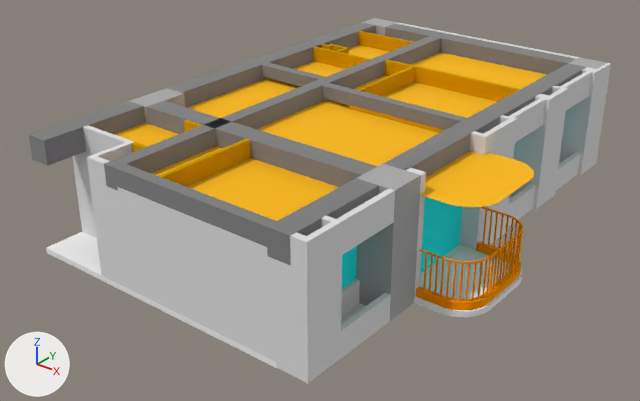
What one commit did to the glTF model LP_3BR.gltf.
Before and after are seen from a 50 mm lens placed at (17.91, -11.18, 11.14), pointed at (4.28, 5.86, 0.57). Every picture has the same lights, and +X, +Y and +Z are marked at lower left. The first picture is the older version.

The older version as bpy lines, for what is in view:
```python
ob_mesh_105 = bpy.data.objects.new('Mesh_105', me_mesh_105)
ob_mesh_105.location = (0.0, 0.0, 0.0)
ob_mesh_106 = bpy.data.objects.new('Mesh_106', me_mesh_106)
ob_mesh_106.location = (0.0, 0.0, 0.0)
ob_mesh_107 = bpy.data.objects.new('Mesh_107', me_mesh_107)
ob_mesh_107.location = (0.0, 0.0, 0.0)
ob_mesh_108 = bpy.data.objects.new('Mesh_108', me_mesh_108)
ob_mesh_108.location = (0.0, 0.0, 0.0)
ob_mesh_110 = bpy.data.objects.new('Mesh_110', me_mesh_110)
ob_mesh_110.location = (0.0, 0.0, 0.0)
ob_mesh_112 = bpy.data.objects.new('Mesh_112', me_mesh_112)
ob_mesh_112.location = (0.0, 0.0, 0.0)
ob_mesh_113 = bpy.data.objects.new('Mesh_113', me_mesh_113)
ob_mesh_113.location = (0.0, 0.0, 0.0)
ob_mesh_117 = bpy.data.objects.new('Mesh_117', me_mesh_117)
ob_mesh_117.location = (0.0, 0.0, 0.0)
ob_mesh_82 = bpy.data.objects.new('Mesh_82', me_mesh_82)
ob_mesh_82.location = (0.0, 0.0, 0.0)
# also in view: 'Mesh_68' at (7.73, 1.45, 1.38); 'Mesh_53' at (8.14, 5.41, 1.2); 'Mesh_74' at (1.1, 0.57, 0.08); 'Mesh_57' at (8.57, 1.99, 2.88); 'Mesh_87' at (8.18, 12.24, 0.35)
```
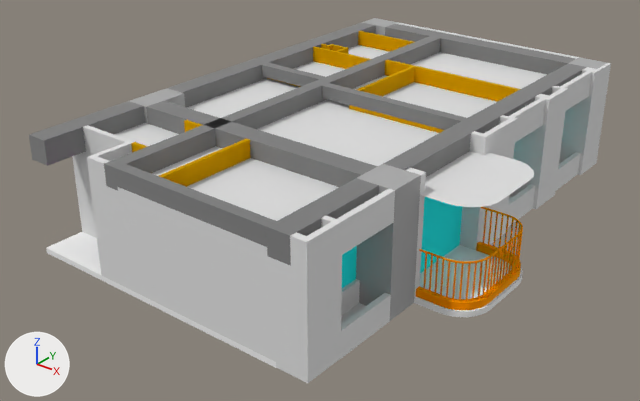
Boxes (x1, y1, x2, y2) around the edits, measured in the pictures (640 x 401 px):
'Mesh_112', recoloured (lighter)
    both: (258, 52, 547, 166)
'Mesh_107', recoloured (lighter)
    both: (187, 158, 339, 221)
'Mesh_105', recoloured (lighter)
    both: (420, 151, 534, 207)
'Mesh_113', recoloured (lighter)
    both: (383, 82, 496, 118)
'Mesh_108', recoloured (lighter)
    both: (187, 78, 299, 118)
'Mesh_117', recoloured (lighter)
    both: (114, 123, 179, 146)
'Mesh_110', recoloured (lighter)
    both: (294, 61, 345, 77)
'Mesh_106', recoloured (lighter)
    both: (151, 146, 223, 176)
'Mesh_111', recoloured (lighter)
    both: (348, 45, 389, 59)

Patch to the scene script:
```diff
--- a/LP_3BR.gltf.py
+++ b/LP_3BR.gltf.py
@@ mat_custom__1___imported @@
 mat_custom__1___imported = principled_material('Custom (1) [imported]')
-mat_custom__1___imported.base_color = (1.0, 0.498, 0.0)  # yellow #ffbb00
+mat_custom__1___imported.base_color = (0.745, 0.745, 0.745)  # light grey #e0e0e0
 mat_custom__1___imported.roughness = 1.0
```
